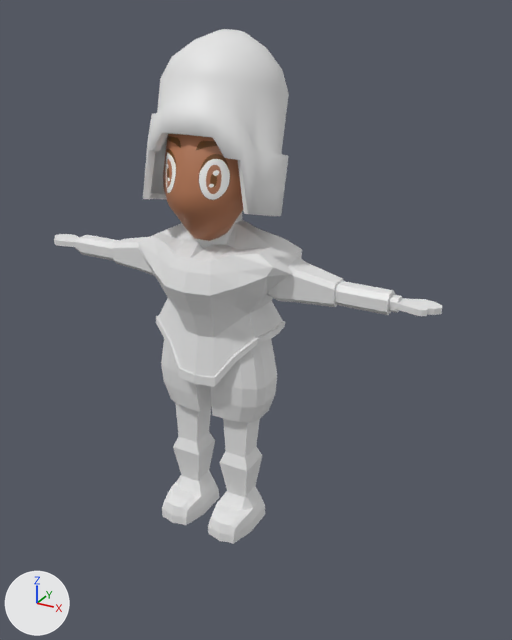
Two versions of the Blender file characters.blend, one commit apart.
Camera for both pictures: a 50 mm camera at (10.97, -17.09, 19.13) aimed at (1.29, 0.5, 10.34). Arrows for +X, +Y and +Z are at lower left; the lights stay in place.
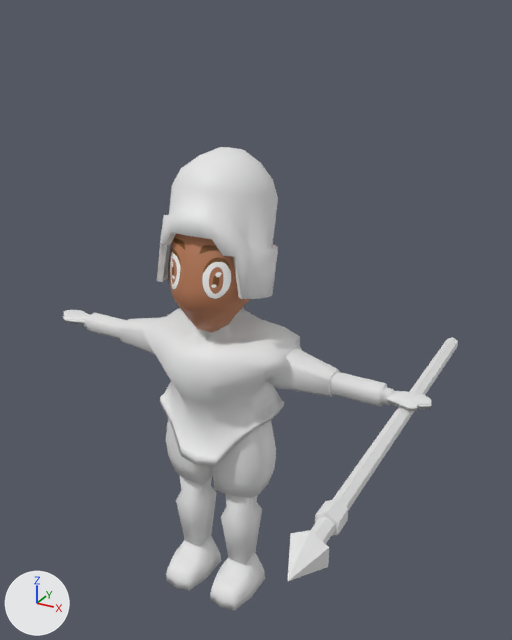
Changed parts and their boxes (x1, y1, x2, y2) in the pictures (512 x 640 px; the box of a moved part takes in the faces that stretch with it):
'Cube.006', shading changed, moved, rescaled (8% shorter)
    before: (138, 212, 302, 387)
    after: (143, 307, 302, 468)
'Cylinder.010', moved, rescaled (17% narrower, 19% shorter)
    before: (143, 29, 289, 216)
    after: (157, 147, 278, 299)
'Cube.011', reshaped, moved
    before: (162, 402, 266, 544)
    after: (166, 476, 265, 611)
'Cube.009', shading changed, moved, rescaled (23% taller)
    before: (54, 234, 442, 316)
    after: (63, 310, 432, 411)
'Plane', moved
    before: (163, 134, 243, 241)
    after: (168, 234, 273, 332)
'Cube.007', moved
    before: (161, 339, 277, 422)
    after: (166, 419, 276, 498)
'Cylinder.011', added
    after: (288, 337, 458, 581)
part 2 of me_cube_012, moved or reshaped
    before: (173, 402, 262, 498)
    after: (176, 476, 262, 565)

The edits, one by one:
me_cube_002 has 226 vertices, 220 faces and spans x -1.47..1.47, y -2.35..1.65, z -2.37..3.87.
me_cube_002 is used by ob_cube_006; location (0.0, 0.48, 10.9); scale (1.83, 0.823, 1.0).
me_cube_002 part 1: all faces are now shaded smooth (220 of 220 changed).
me_cube_012 has 82 vertices, 78 faces and spans x -0.9..0.9, y -1.61..1.09, z -0.77..5.08.
me_cube_012 is used by ob_cube_011; location (0.94, -0.12, 3.61); scale (0.774, 0.774, 0.774).
Before the commit, vertices of me_cube_012: 66 (-0.49, -0.17, 2.74) at pixel (225, 451), 68 (-0.49, 0.8, 2.74), 70 (0.48, -0.17, 2.74) at pixel (245, 457), 72 (0.48, 0.8, 2.74) at pixel (256, 446), 74 (-0.68, 0.99, 2.24).
Before the commit, vertices of me_cube_012: 75 (-0.68, -0.37, 2.24) at pixel (219, 462), 76 (0.67, 0.99, 2.24) at pixel (262, 455), 77 (0.67, -0.37, 2.24) at pixel (247, 471).
Part 2, on me_cube_012:
Vertices 66, 68, 70, 72, 74 to 77 of me_cube_012 move by (0.0, 0.0, 0.87).
Mesh me_cylinder_006 is new.
It has 43 vertices, 43 faces and spans x -2.06..2.06, y -2.38..2.38, z -1.0..1.22.
Object 'Plane' (ob_plane) moves from (0.0, -0.65, 14.55) to (0.0, -0.65, 11.63).
Object 'Cylinder.010' (ob_cylinder_010) moves from (-0.02, -0.43, 16.69) to (-0.02, -0.43, 13.77).
Object 'Cylinder.010' (ob_cylinder_010) is rescaled from (1.05, 0.892, 1.45) to (0.895, 0.876, 1.25).
Object 'Cube.006' (ob_cube_006) moves from (0.0, 0.48, 10.9) to (0.0, 0.48, 7.99).
Object 'Cube.006' (ob_cube_006) is rescaled from (1.83, 0.823, 1.0) to (1.83, 0.866, 1.0).
Object 'Cube.007' (ob_cube_007) moves from (0.0, 0.56, 9.99) to (0.0, 0.56, 7.08).
Object 'Cube.011' (ob_cube_011) moves from (0.94, -0.12, 3.61) to (0.94, -0.12, 0.69).
Object 'Cube.009' (ob_cube_009) moves from (6.29, 0.62, 11.73) to (6.29, 0.62, 8.82).
Object 'Cylinder.011' (ob_cylinder_011) is new; it shows me_cylinder_006.
Its location is (6.2, -0.07, 8.52).
Its rotation in degrees is (90, 0, 0).
Its scale is (0.22, 0.22, 5.75).
